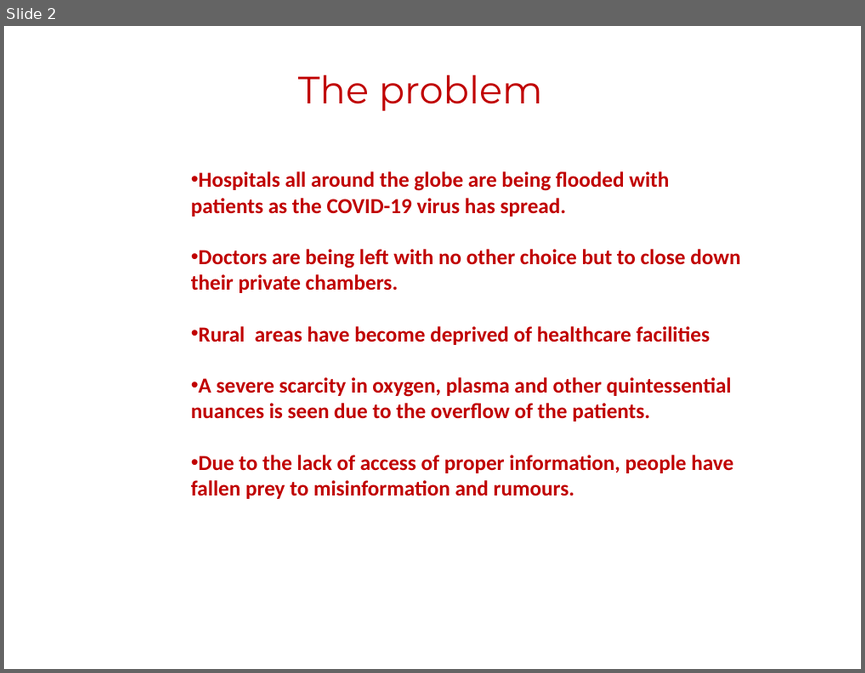
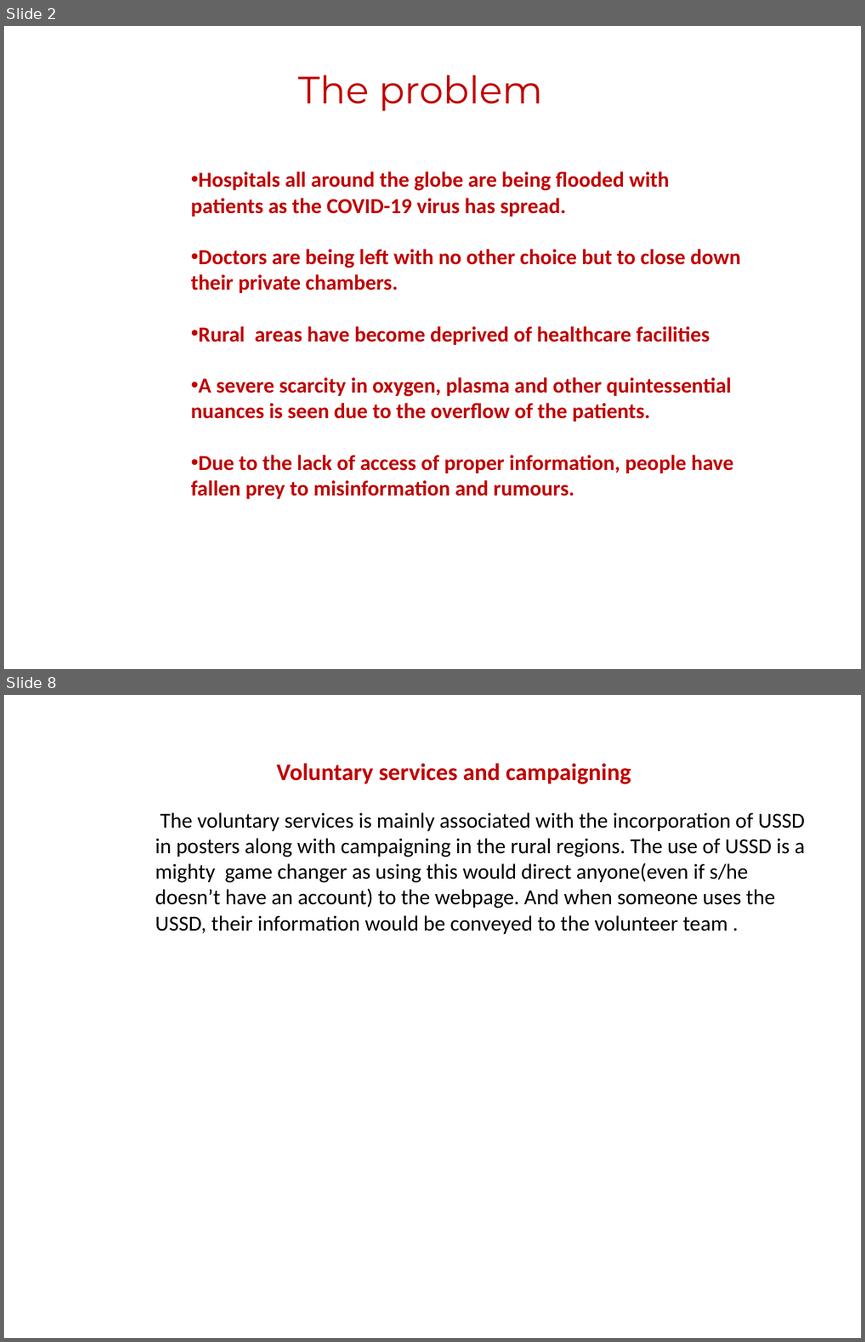
Before and after one commit to zhalok/HackNSU3_APLOMB, a slide deck: Healthcare Comrade.pptx. Shown one above the other, each under a label of ours: slide 2 before the commit, slides 2 and 8 after it; the slides between them are not shown. The pictures are 865x673 and 865x1342 pixels, drawn with LibreOffice and Linux fonts; fonts in the diff are those of the drawing; background and template pictures are left out. Boxes give left, top, right and bottom in pixels: in the first picture for what was removed or moved away, otherwise in the second. Text is boxed around its words. In the diff, an @@ line names an element or a change of style, - is before the commit and + after.

```diff
--- a/Healthcare Comrade.pptx
+++ b/Healthcare Comrade.pptx
@@ slide 8 added at (4,695,861,1338), background picture (left out) @@
@@ text added at (277,763,630,784), 20 pt, text #C00000, bold @@
+Voluntary services and campaigning
@@ text added at (155,812,805,934), 18 pt, text #000000 @@
+The voluntary services is mainly associated with the incorporation of USSD in posters along with campaigning in the rural regions. The use of USSD is a mighty game changer as using this would direct anyone(even if s/he doesn’t have an account) to the webpage. And when someone uses the USSD, their information would be conveyed to the volunteer team .
```
Also in this commit, not shown: 2 slides changed, 5 other slides added, 1 other file.
